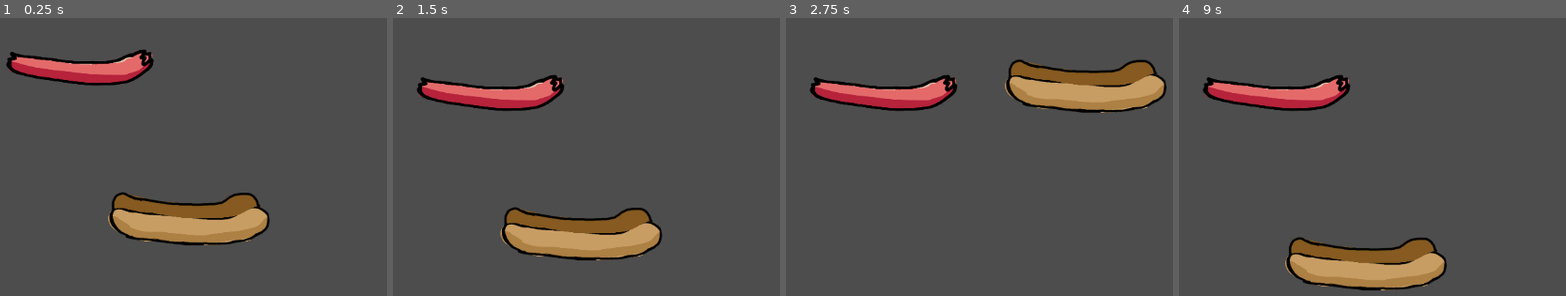
Above: before the commit, frames 1-4 (left to right).
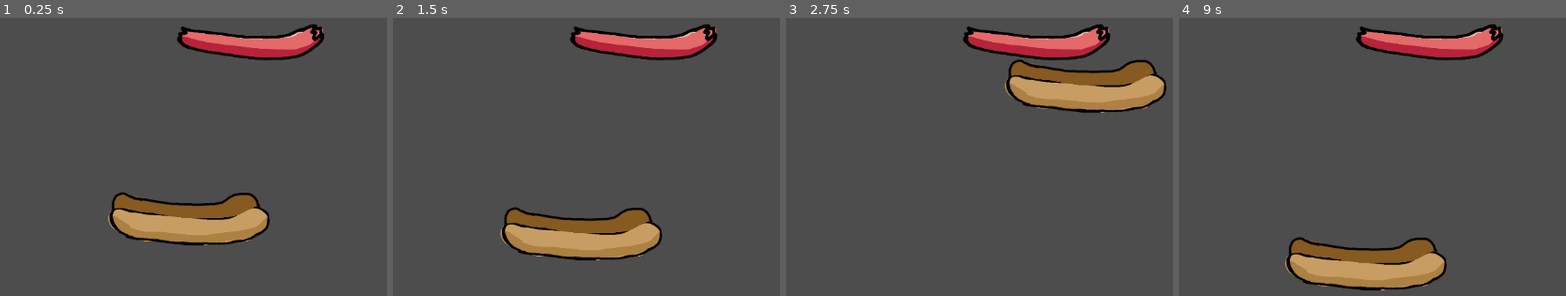
Above: after the commit, the same moments.

Repository: duncan-iaria/hotdog-hero
Game: Godot game, scene res://scenes/Cart.tscn
The game is run twice, just before and just after one commit, with the same random seed, the same clock (stepped at 60 frames per second) and the same inputs. The project has no main scene, so this scene is started directly.
Inputs (mouse positions are in pixels of both pictures, inside the frame that each line leads up to):
- Up to frame 1 (0.25 s): no input
- Up to frame 2 (1.5 s): tap Enter at 0.5 s; drag from (474, 68) to (582, 220) at 0.52 s; tap Space at 1.25 s; drag from (578, 212) to (578, 259) at 1.27 s
- Up to frame 3 (2.75 s): tap Enter at 2 s; move the mouse to (1083, 81) at 2.02 s; press the mouse at (1083, 81) at 2.03 s
- Up to frame 4 (9 s): release the mouse at (1476, 81) at 2.75 s; tap Space at 2.75, 4.25 s; drag from (1364, 259) to (1476, 81) at 2.77 s; tap Enter at 3.5 s; move the mouse to (outside the picture) at 3.52 s; press the mouse at (outside the picture) at 3.53 s; release the mouse at (outside the picture) at 4.25 s; drag from (outside the picture) to (1287, 68) at 4.27 s; move the mouse to (1438, 173) at 5.02 s; press the mouse at (1438, 173) at 5.03 s; release the mouse at (1438, 173) at 5.75 s; drag from (1287, 68) to (1476, 87) at 5.77 s; move the mouse to (outside the picture) at 6.52 s; press the mouse at (outside the picture) at 6.53 s; release the mouse at (outside the picture) at 7.25 s; drag from (1252, 195) to (1476, 81) at 7.27 s; move the mouse to (1476, 81) at 8.02 s; press the mouse at (1476, 81) at 8.03 s; release the mouse at (1476, 81) at 8.75 s; drag from (1364, 259) to (outside the picture) at 8.77 s

The runs differ from the first frame. In frame 1, 6.3% of the frame differs, in the area x 1-84%, y 2-25%; in frame 2, 6.3%, in the area x 6-84%, y 2-34%; in frame 3, 6.3%; in frame 4, 6.3%.

Commit message:
🚧 WIP fixed the dropzone, and the hotdog DOES attached, but needs some love

Diff:
--- a/hotdog-hero/scenes/Cart.tscn
+++ b/hotdog-hero/scenes/Cart.tscn
@@ -17,27 +17,26 @@
 [node name="Cart" type="Node2D"]
 y_sort_enabled = true
 
-[node name="Hotdog" type="Node2D" parent="." node_paths=PackedStringArray("DRAGGABLE_NODE")]
+[node name="Hotdog" type="RigidBody2D" parent="." node_paths=PackedStringArray("DRAGGABLE_NODE")]
 y_sort_enabled = true
-position = Vector2(360, 158)
+position = Vector2(622, 119)
+gravity_scale = 0.0
 script = ExtResource("3_gshhp")
 id = "hotdog"
 display_name = "Hot Dog"
 ingredient_type = 1
 DRAGGABLE_NODE = NodePath("Draggable")
+metadata/_edit_group_ = true
+
+[node name="CollisionShape2D" type="CollisionShape2D" parent="Hotdog"]
+position = Vector2(-4.5, 11.5)
+shape = SubResource("RectangleShape2D_5hkf1")
+debug_color = Color(0.941176, 0, 0.603922, 0.419608)
 
 [node name="Art" type="Sprite2D" parent="Hotdog"]
 texture = ExtResource("1_h4u3a")
 
 [node name="Draggable" parent="Hotdog" instance=ExtResource("3_yqamu")]
-
-[node name="RigidBody2D" type="RigidBody2D" parent="Hotdog"]
-contact_monitor = true
-
-[node name="CollisionShape2D" type="CollisionShape2D" parent="Hotdog/RigidBody2D"]
-position = Vector2(-4.5, 11.5)
-shape = SubResource("RectangleShape2D_5hkf1")
-debug_color = Color(0.941176, 0, 0.603922, 0.419608)
 
 [node name="Bun" type="Node2D" parent="."]
 position = Vector2(522, 383)
@@ -61,4 +60,5 @@
 
 [node name="Draggable" parent="Bun" instance=ExtResource("3_yqamu")]
 
+[connection signal="ingredient_attached" from="Bun/IngredientDropZone" to="Bun" method="on_ingredient_attached"]
 [connection signal="body_entered" from="Bun/IngredientDropZone/Area2D" to="Bun/IngredientDropZone" method="_on_body_entered"]
--- a/hotdog-hero/scripts/ingredient.gd
+++ b/hotdog-hero/scripts/ingredient.gd
@@ -1,4 +1,4 @@
-class_name Ingredient extends Node2D
+class_name Ingredient extends RigidBody2D
 
 enum INGREDIENT_TYPE { POURABLE, ATTACHABLE }
 
@@ -8,7 +8,13 @@
 @export var ingredient_type: INGREDIENT_TYPE;
 @export var DRAGGABLE_NODE: Draggable;
 
+var is_attached: bool = false;
 
-func on_attached():
+func on_attached(node_attached_to: Node2D):
+	if is_attached: return;
+
+	is_attached = true;
+	get_parent().remove_child(self);
+	node_attached_to.add_child(self);
 	DRAGGABLE_NODE.set_process(false);
 	DRAGGABLE_NODE.hide();
--- a/hotdog-hero/scripts/ingredient_container.gd
+++ b/hotdog-hero/scripts/ingredient_container.gd
@@ -1,3 +1,6 @@
 # A Class for anything that can have ingredients put on it
 # LIKE A BUN!!!
 class_name IngredientContainer extends Node2D
+
+func on_ingredient_attached(ingredient: Ingredient):
+		ingredient.on_attached(self);
--- a/hotdog-hero/scripts/ingredient_drop_zone.gd
+++ b/hotdog-hero/scripts/ingredient_drop_zone.gd
@@ -1,8 +1,10 @@
 class_name IngredientDropZone extends Node2D
 
+signal ingredient_attached(ingredient: Ingredient);
+
 func _on_body_entered(body: Node2D):
-	if body.get_parent() is Ingredient:
+	if body is Ingredient && !body.is_attached:
 		print("hotdog attached");
-		body.get_parent().on_attached();
+		ingredient_attached.emit(body);
 	else:
 		print("not hotdog", body);
